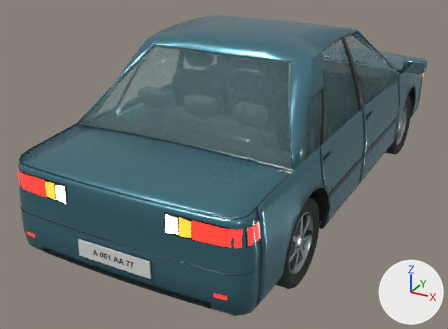
The FBX model Assets/DrivingSchool/Art/Vehicles/DS_Sedan_A_Traffic.fbx: old version first, new version second.
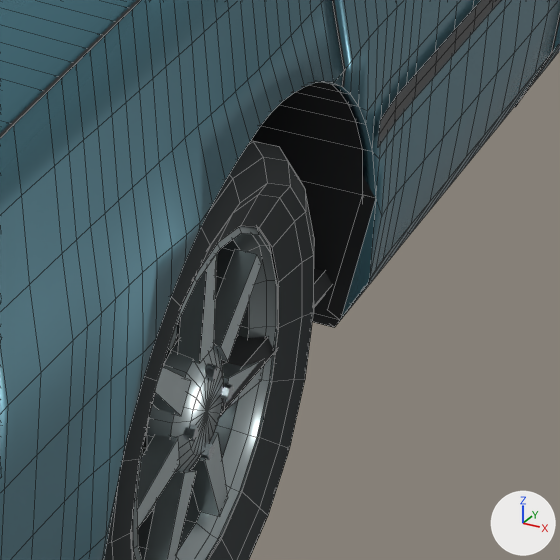
The first picture shows the older version from a camera (50 mm lens) standing at (2.08, -4.64, 2.42) and looking at (-0.27, -0.38, 0.29). The close-ups show the older and then the newer version on the part from 59% to 81% of the width and 53% to 82% of the height of that picture. Only the edits that show in the close-ups are written down. Arrows for +X, +Y and +Z are at lower right; the lights stay in place. The close-ups show mesh edges as thin lines. Where no turn or scale is listed for an object, it has been applied to the vertices.

Objects in the first close-up: 'Cabin_Floor', 'Door_Rear_R', 'Fender_Rear_R', 'PanelGaps', 'SideMoulding_-0.21_R', 'Trunk', 'Wheel_RR_Hub', 'Wheel_RR_Rim', 'Wheel_RR_Tyre', 'Wheelhouse_Rear_R' and 3 more.
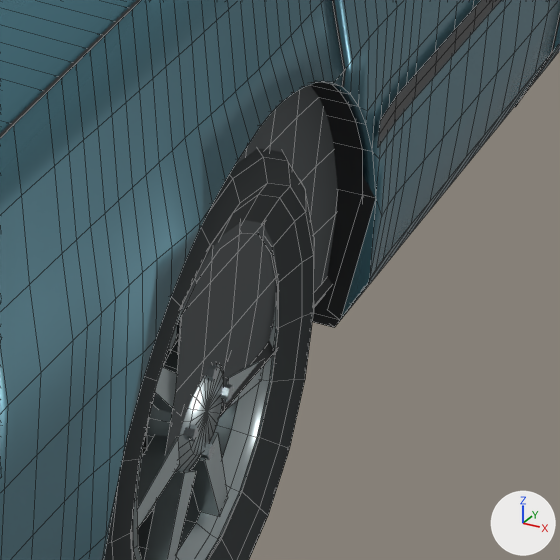
What changed in the scene script:
```text
Add me_cabin_sidelining_r_001:
    me_cabin_sidelining_r_001.from_pydata(...)  # 203 vertices, 168 faces; spans x 0.79..0.83, y -1.4..0.8, z 0.29..0.88
    me_cabin_sidelining_r_001.materials.append(mat_interior_graphite)  # dark grey #373e40
Add ob_cabin_sidelining_r:
    ob_cabin_sidelining_r = bpy.data.objects.new('Cabin_SideLining_R', me_cabin_sidelining_r_001)
    ob_cabin_sidelining_r.location = (0.0, 0.0, 0.0)
```

Changed parts and their boxes [x1, y1, x2, y2] in the close-ups (560 x 560 px):
'Cabin_SideLining_R', added: after [166, 85, 338, 453]
